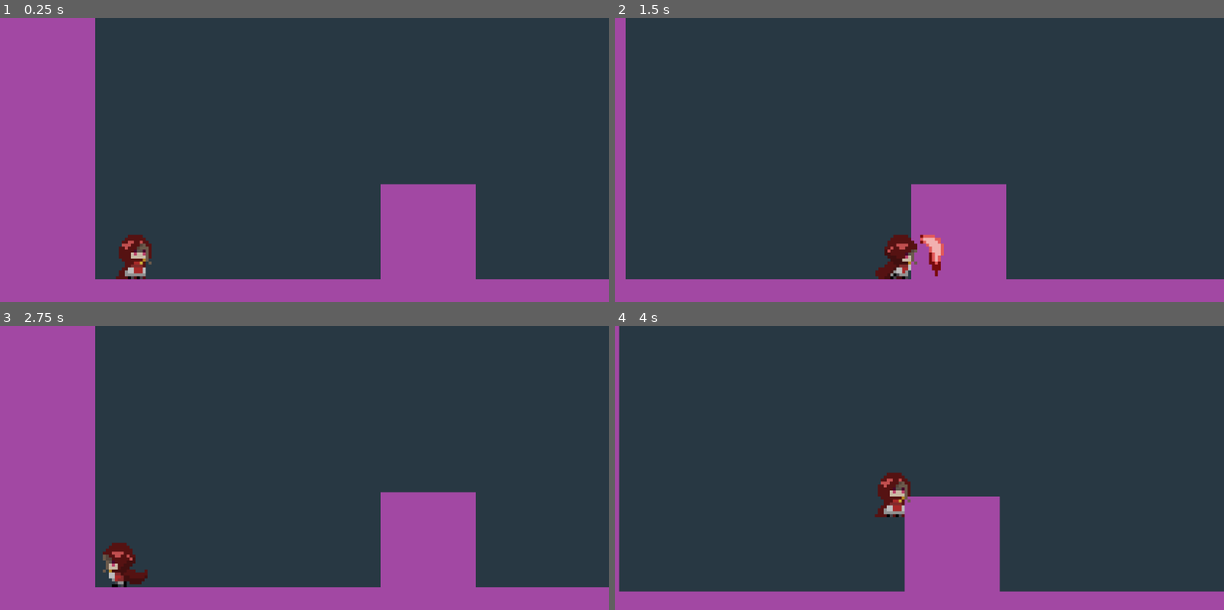
Above: before the commit, frames 1-4 (two rows, left to right).
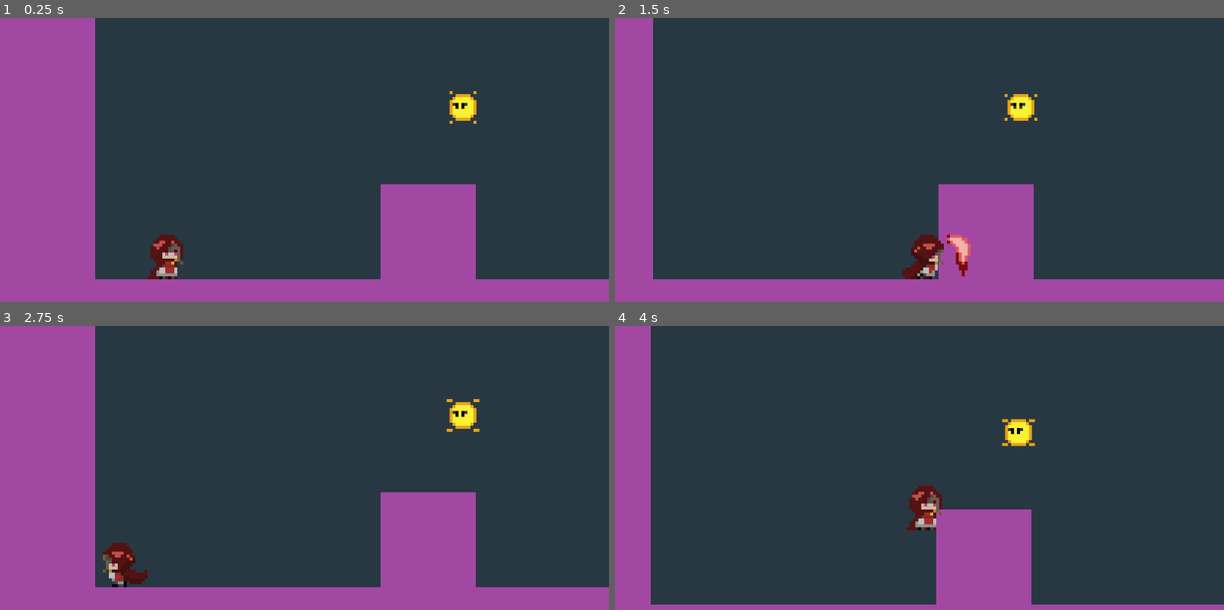
Above: after the commit, the same moments.

Repository: fusionistct/mm15
Game: Godot game, scene res://Levels/TestLevel.tscn
Two runs of this game, one before a commit and one after it. Both use one fixed random seed, a clock stepped at 60 frames per second and the inputs below.
Inputs:
- Up to frame 1 (0.25 s): no input
- Up to frame 2 (1.5 s): tap Enter (ui_accept) at 0.5, 0.77 s; hold Right (ui_right) from 0.53 s (still down); tap A (attack) at 0.6, 1.35 s
- Up to frame 3 (2.75 s): tap Enter (ui_accept) at 1.52 s; release Right (ui_right) at 2.03 s; hold Left (ui_left) from 2.03 s (still down); tap A (attack) at 2.1 s
- Up to frame 4 (4 s): release Left (ui_left) at 2.78 s; hold Right (ui_right) from 2.78 s (still down); tap A (attack) at 2.85, 3.6 s; tap Enter (ui_accept) at 3.02, 3.77 s

The runs differ from the first frame. In frame 1, 1.7% of the frame differs, in the area x 19-79%, y 25-92%; in frame 2, 8.6%; in frame 3, 0.4%; in frame 4, 14%, in the area x 0-100%, y 0-99%.

Commit message:
updating

Diff:
--- /dev/null
+++ b/Assets/Enemies/Spark/Spark.gd
@@ -0,0 +1,32 @@
+extends KinematicBody2D
+
+
+# Declare member variables here. Examples:
+# var a = 2
+# var b = "text"
+onready var animPlayer = $AnimationPlayer
+
+# Called when the node enters the scene tree for the first time.
+func _ready():
+	animPlayer.connect("animation_finished", self, "_finishAnim")
+	animPlayer.play("Idle") # Replace with function body.
+
+
+# Called every frame. 'delta' is the elapsed time since the previous frame.
+#func _process(delta):
+#	pass
+
+
+func _on_Hurtbox_area_entered(area):
+	if area.is_in_group("Attack"):
+		$Sprite/Idle.hide()
+		$Sprite/Death.show()
+		$Hurtbox/CollisionShape2D.disabled = true
+		get_node("Sprite").modulate = Color(10,10,10,10)
+		yield(get_tree().create_timer(.1), "timeout")
+		get_node("Sprite").modulate = Color(1,1,1,1)
+		animPlayer.play("Death")
+
+func _finishAnim(animName: String):
+	if animName == "Death":
+		queue_free()
--- /dev/null
+++ b/Assets/Enemies/Spark/Spark.tscn
@@ -0,0 +1,93 @@
+[gd_scene load_steps=9 format=2]
+
+[ext_resource path="res://Assets/Enemies/Spark/enemy_spark_-Sheet.png" type="Texture" id=1]
+[ext_resource path="res://Assets/Enemies/Spark/Spark.gd" type="Script" id=2]
+[ext_resource path="res://Assets/Enemies/Spark/gomen_spark-Sheet.png" type="Texture" id=3]
+
+[sub_resource type="Animation" id=3]
+resource_name = "Death"
+length = 0.9
+tracks/0/type = "value"
+tracks/0/path = NodePath("Sprite/Death:frame_coords")
+tracks/0/interp = 1
+tracks/0/loop_wrap = true
+tracks/0/imported = false
+tracks/0/enabled = true
+tracks/0/keys = {
+"times": PoolRealArray( 0, 0.1, 0.2, 0.3, 0.4, 0.5, 0.6, 0.7, 0.8 ),
+"transitions": PoolRealArray( 1, 1, 1, 1, 1, 1, 1, 1, 1 ),
+"update": 0,
+"values": [ Vector2( 0, 0 ), Vector2( 1, 0 ), Vector2( 2, 0 ), Vector2( 3, 0 ), Vector2( 4, 0 ), Vector2( 5, 0 ), Vector2( 6, 0 ), Vector2( 7, 0 ), Vector2( 8, 0 ) ]
+}
+
+[sub_resource type="Animation" id=2]
+resource_name = "Idle"
+length = 0.8
+loop = true
+tracks/0/type = "value"
+tracks/0/path = NodePath("Sprite/Idle:frame")
+tracks/0/interp = 1
+tracks/0/loop_wrap = true
+tracks/0/imported = false
+tracks/0/enabled = true
+tracks/0/keys = {
+"times": PoolRealArray( 0, 0.1, 0.2, 0.3, 0.4, 0.5, 0.6, 0.7 ),
+"transitions": PoolRealArray( 1, 1, 1, 1, 1, 1, 1, 1 ),
+"update": 1,
+"values": [ 0, 1, 2, 3, 4, 5, 6, 7 ]
+}
+
+[sub_resource type="Animation" id=4]
+length = 0.001
+tracks/0/type = "value"
+tracks/0/path = NodePath("Sprite/Death:frame_coords")
+tracks/0/interp = 1
+tracks/0/loop_wrap = true
+tracks/0/imported = false
+tracks/0/enabled = true
+tracks/0/keys = {
+"times": PoolRealArray( 0 ),
+"transitions": PoolRealArray( 1 ),
+"update": 0,
+"values": [ Vector2( 0, 0 ) ]
+}
+
+[sub_resource type="RectangleShape2D" id=1]
+extents = Vector2( 4.49601, 4.51586 )
+
+[sub_resource type="RectangleShape2D" id=5]
+extents = Vector2( 3.53329, 3.55512 )
+
+[node name="Spark" type="KinematicBody2D" groups=["Enemies"]]
+script = ExtResource( 2 )
+
+[node name="Sprite" type="Node2D" parent="."]
+
+[node name="Idle" type="Sprite" parent="Sprite"]
+position = Vector2( -1, 1 )
+texture = ExtResource( 1 )
+hframes = 8
+frame = 1
+
+[node name="Death" type="Sprite" parent="Sprite"]
+visible = false
+position = Vector2( -1, 1 )
+texture = ExtResource( 3 )
+hframes = 8
+
+[node name="AnimationPlayer" type="AnimationPlayer" parent="."]
+anims/Death = SubResource( 3 )
+anims/Idle = SubResource( 2 )
+anims/RESET = SubResource( 4 )
+
+[node name="Hurtbox" type="Area2D" parent="."]
+
+[node name="CollisionShape2D" type="CollisionShape2D" parent="Hurtbox"]
+position = Vector2( -0.502205, -0.516996 )
+shape = SubResource( 1 )
+
+[node name="Collider" type="CollisionShape2D" parent="."]
+position = Vector2( -0.508154, -0.532873 )
+shape = SubResource( 5 )
+
+[connection signal="area_entered" from="Hurtbox" to="." method="_on_Hurtbox_area_entered"]
--- /dev/null
+++ b/Assets/Player/Health.gd
@@ -0,0 +1,22 @@
+extends Node
+
+signal health_changed(health)
+signal health_initialize(maxHealth)
+
+var health = 0
+export(int) var max_health = 2
+
+func _ready() -> void:
+	health = max_health
+	emit_signal("health_initialize", max_health)
+	emit_signal("health_changed", health)
+
+func take_damage(amount):
+	health -= amount
+	health = max (0, health)
+	emit_signal("health_changed", health)
+
+func heal(amount):
+	health += amount
+	health = max(health, max_health)
+	emit_signal("health_changed", health)
--- a/Assets/Player/Player.gd
+++ b/Assets/Player/Player.gd
@@ -1,5 +1,4 @@
 extends KinematicBody2D
-
 
 var FLOOR_NORMAL = Vector2.UP
 
@@ -7,17 +6,29 @@
 var jump_buffer_frames_left = 0
 var ground_buffer_frames_left = 0
 
+var stats = PlayerStats
+
 onready var state_machine = $StateMachine
 onready var animationPlayer = $AnimationPlayer
 onready var attackAnimPlayer = $AttackAnimPlayer
 onready var attackSprite = $Attack
 onready var idleSprite = $Idle
 onready var runSprite = $Run
+onready var hurtSprite = $Hurt
+onready var deathSprite = $Death
 onready var currentSprite = idleSprite
 onready var attackActive = false
 
+onready var collider = $EnemyDetector/CollisionShape2D
+
+onready var facingDirection = "right"
+onready var lastAttackDirection = "right"
+
+onready var dead = false
+
 # Called when the node enters the scene tree for the first time.
 func _ready():
+	stats.connect("no_health", self, "_death")
 	attackAnimPlayer.connect("animation_finished", self, "_finishAttack")
 
 
@@ -27,11 +38,12 @@
 
 # warning-ignore:unused_argument
 func _physics_process(delta: float) -> void:
-	if Input.is_action_just_pressed("attack") and not attackActive:
+	if Input.is_action_just_pressed("attack") and not attackActive and not dead and not state_machine.state.name == "Damage":
 		_playAnim(attackSprite)
 		attackActive = true
+		lastAttackDirection = facingDirection
 	var direction = Input.get_action_strength("ui_right") - Input.get_action_strength("ui_left")
-	if self.is_on_floor():
+	if self.is_on_floor() and not dead:
 		if direction !=0 and animationPlayer.get_current_animation() != "Run":
 			_changeSprite(idleSprite, runSprite)
 		if direction == 0 and animationPlayer.get_current_animation() == "Run":
@@ -60,3 +72,13 @@
 	if animName == "Attack":
 		attackSprite.hide()
 		attackActive = false
+		if facingDirection != lastAttackDirection:
+			var attackNode = get_node("Attack")
+			var hitboxNode = get_node("Hitbox/CollisionShape2D")
+			attackNode.set_position(Vector2(-attackNode.get_position().x, attackNode.get_position().y))
+			hitboxNode.set_position(Vector2(-hitboxNode.get_position().x, hitboxNode.get_position().y))
+			attackNode.set_flip_h( true ) if facingDirection == "left" else attackNode.set_flip_h( false )
+
+func _death():
+	collider.disabled = true
+	dead = true
--- a/Assets/Player/Player.tscn
+++ b/Assets/Player/Player.tscn
@@ -10,11 +10,14 @@
 [ext_resource path="res://Assets/Player/slash_try_2-Sheet.png" type="Texture" id=8]
 [ext_resource path="res://Assets/Player/Red_Hood_side_runningsheet.png" type="Texture" id=9]
 [ext_resource path="res://Assets/Player/PlayerAttack.tres" type="Animation" id=10]
+[ext_resource path="res://Assets/Player/States/Damage.gd" type="Script" id=11]
+[ext_resource path="res://Assets/Player/Red_Hood_Dead.png" type="Texture" id=12]
+[ext_resource path="res://Assets/Player/Red_Hood_hurt.png" type="Texture" id=13]
 
 [sub_resource type="RectangleShape2D" id=1]
 extents = Vector2( 3, 6.5 )
 
-[sub_resource type="Animation" id=5]
+[sub_resource type="Animation" id=2]
 resource_name = "Idle"
 length = 0.1
 tracks/0/type = "value"
@@ -99,6 +102,12 @@
 "values": [ 0, 1, 2, 3, 4, 5 ]
 }
 
+[sub_resource type="RectangleShape2D" id=5]
+extents = Vector2( 5.11567, 7.61269 )
+
+[sub_resource type="RectangleShape2D" id=6]
+extents = Vector2( 3.52866, 7.00424 )
+
 [node name="Player" type="KinematicBody2D"]
 script = ExtResource( 1 )
 
@@ -111,15 +120,23 @@
 texture = ExtResource( 9 )
 hframes = 6
 
+[node name="Hurt" type="Sprite" parent="."]
+visible = false
+texture = ExtResource( 13 )
+
+[node name="Death" type="Sprite" parent="."]
+visible = false
+texture = ExtResource( 12 )
+
+[node name="CollisionShape2D" type="CollisionShape2D" parent="."]
+position = Vector2( 0, 1.5 )
+shape = SubResource( 1 )
+
 [node name="Attack" type="Sprite" parent="."]
 visible = false
 position = Vector2( 10, 0 )
 texture = ExtResource( 8 )
 hframes = 4
-
-[node name="CollisionShape2D" type="CollisionShape2D" parent="."]
-position = Vector2( 0, 1.5 )
-shape = SubResource( 1 )
 
 [node name="StateMachine" type="Node" parent="."]
 script = ExtResource( 6 )
@@ -137,10 +154,30 @@
 [node name="Run" type="Node" parent="StateMachine/Move"]
 script = ExtResource( 3 )
 
+[node name="Damage" type="Node" parent="StateMachine/Move"]
+script = ExtResource( 11 )
+
 [node name="AnimationPlayer" type="AnimationPlayer" parent="."]
-anims/Idle = SubResource( 5 )
+anims/Idle = SubResource( 2 )
 anims/RESET = SubResource( 3 )
 anims/Run = SubResource( 4 )
 
 [node name="AttackAnimPlayer" type="AnimationPlayer" parent="."]
 anims/Attack = ExtResource( 10 )
+
+[node name="Hitbox" type="Area2D" parent="." groups=["Attack"]]
+
+[node name="CollisionShape2D" type="CollisionShape2D" parent="Hitbox"]
+position = Vector2( 11.1402, -0.407049 )
+shape = SubResource( 5 )
+disabled = true
+
+[node name="EnemyDetector" type="Area2D" parent="."]
+collision_mask = 2
+
+[node name="CollisionShape2D" type="CollisionShape2D" parent="EnemyDetector"]
+modulate = Color( 0.611765, 1, 0.290196, 1 )
+position = Vector2( -0.446945, 1.03864 )
+shape = SubResource( 6 )
+
+[connection signal="body_entered" from="EnemyDetector" to="StateMachine/Move" method="_on_EnemyDetector_body_entered"]
--- a/Assets/Player/PlayerAttack.tres
+++ b/Assets/Player/PlayerAttack.tres
@@ -16,3 +16,15 @@
 "update": 1,
 "values": [ 0, 1, 2, 3 ]
 }
+tracks/1/type = "value"
+tracks/1/path = NodePath("Hitbox/CollisionShape2D:disabled")
+tracks/1/interp = 1
+tracks/1/loop_wrap = true
+tracks/1/imported = false
+tracks/1/enabled = true
+tracks/1/keys = {
+"times": PoolRealArray( 0, 0.067, 0.2 ),
+"transitions": PoolRealArray( 1, 1, 1 ),
+"update": 1,
+"values": [ true, false, true ]
+}
--- /dev/null
+++ b/Assets/Player/PlayerStats.tscn
@@ -0,0 +1,6 @@
+[gd_scene load_steps=2 format=2]
+
+[ext_resource path="res://Stats.tscn" type="PackedScene" id=1]
+
+[node name="PlayerStats" instance=ExtResource( 1 )]
+max_health = 2
--- /dev/null
+++ b/Assets/Player/States/Damage.gd
@@ -0,0 +1,40 @@
+extends State
+
+onready var move = get_parent()
+
+const KNOCKBACK_TIME = 0.18
+
+#var knocked_away = false
+var knock_back_direction: Vector2
+
+func physics_process(delta: float) -> void:
+	move.physics_process(delta)
+
+func enter(msg: Dictionary = {}) -> void:
+	move.enter(msg)
+	#owner.invincible = true
+	knock_back_direction = Vector2(1, -.3) if owner.global_position.x - msg.other_body.global_position.x > 0 else Vector2(-1, -.3)
+	move.knockback = true
+	owner.currentSprite.hide()
+	owner.hurtSprite.show()
+	move.velocity = calculate_knock_back(knock_back_direction)
+	yield(get_tree().create_timer(KNOCKBACK_TIME), "timeout")
+	owner.hurtSprite.hide()
+	if owner.dead:
+		owner.deathSprite.show()
+		move.dead = true
+	else:
+		owner.currentSprite.show()
+	move.knockback = false
+
+	_state_machine.transition_to("Move/Idle")
+
+func calculate_knock_back(knock_back_direction) -> Vector2:
+	return move.calculate_velocity(
+		Vector2.ZERO,
+		move.max_speed,
+		Vector2(600, 200),
+		1.0,
+		knock_back_direction,
+		false
+	)
--- a/Assets/Player/States/Move.gd
+++ b/Assets/Player/States/Move.gd
@@ -16,27 +16,42 @@
 var velocity = Vector2.ZERO
 var move_direction : Vector2
 
+var knockback = false
+var dead = false
+
 onready var attackSpritePos = owner.get_node("Attack").get_position()
+onready var hitboxPos = owner.get_node("Hitbox/CollisionShape2D").get_position()
+onready var hurtboxPos = owner.get_node("EnemyDetector").get_position()
 
 func unhandled_input(event: InputEvent) -> void:
-	if owner.is_on_floor():
+	if owner.is_on_floor() and not dead:
 		if event.is_action_pressed("ui_accept"):
 			_state_machine.transition_to("Move/Air", { impulse = jump_impulse })
 
 func physics_process(delta: float) -> void:
 	var cancel_momentum = Input.is_action_just_released("ui_left") or Input.is_action_just_released("ui_right")
-	var move_direction = get_move_direction()
-	velocity = calculate_velocity(velocity, max_speed,
-	acceleration, delta, move_direction, cancel_momentum)
+	var move_direction = Vector2.ZERO if knockback else get_move_direction()
+
+	if knockback:
+		move_direction = Vector2.ZERO
+	else:
+		if dead:
+			move_direction = Vector2(0, 1)
+		velocity = calculate_velocity(velocity, max_speed,
+		acceleration, delta, move_direction, cancel_momentum)
+
 	velocity = owner.move_and_slide(velocity, owner.FLOOR_NORMAL)
 
 	if(move_direction.x<=-1):
 		owner.get_node("Idle").set_flip_h( true )
 		owner.get_node("Run").set_flip_h( true )
 		owner.get_node("Run").set_position(Vector2(2, 0))
+		owner.get_node("EnemyDetector").set_position(Vector2(-hurtboxPos.x, hurtboxPos.y))
 		if not owner.attackActive:
 			owner.get_node("Attack").set_flip_h( true )
 			owner.get_node("Attack").set_position(Vector2(-attackSpritePos.x, 0))
+			owner.get_node("Hitbox/CollisionShape2D").set_position(Vector2(-hitboxPos.x, hitboxPos.y))
+		owner.facingDirection = "left"
 	elif(move_direction.x>=1):
 		owner.get_node("Idle").set_flip_h( false )
 		owner.get_node("Run").set_flip_h( false )
@@ -44,6 +59,8 @@
 		if not owner.attackActive:
 			owner.get_node("Attack").set_flip_h( false )
 			owner.get_node("Attack").set_position(Vector2(attackSpritePos.x, 0))
+			owner.get_node("Hitbox/CollisionShape2D").set_position(Vector2(hitboxPos.x, hitboxPos.y))
+		owner.facingDirection = "right"
 
 static func calculate_velocity(
 		old_velocity: Vector2,
@@ -68,3 +85,13 @@
 	return Vector2(
 		Input.get_action_strength("ui_right") - Input.get_action_strength("ui_left"), 1.0
 	)
+
+
+func _on_EnemyDetector_body_entered(body):
+	if body.is_in_group("Enemies"):
+		owner.stats.health -= 1
+		#print_debug("Health: ", owner.stats.health)
+		_state_machine.transition_to("Move/Damage", {other_body = body})
+		owner.get_node("Hurt").modulate = Color(10,10,10,.8)
+		yield(get_tree().create_timer(.05), "timeout")
+		owner.get_node("Hurt").modulate = Color(1,1,1,1)
--- a/Levels/TestLevel.tscn
+++ b/Levels/TestLevel.tscn
@@ -1,7 +1,8 @@
-[gd_scene load_steps=5 format=2]
+[gd_scene load_steps=6 format=2]
 
 [ext_resource path="res://Levels/testblock.png" type="Texture" id=1]
 [ext_resource path="res://Assets/Player/Player.tscn" type="PackedScene" id=2]
+[ext_resource path="res://Assets/Enemies/Spark/Spark.tscn" type="PackedScene" id=3]
 
 [sub_resource type="ConvexPolygonShape2D" id=1]
 points = PoolVector2Array( 32, 32, 0, 32, 0, 0, 32, 0 )
@@ -38,11 +39,16 @@
 format = 1
 tile_data = PoolIntArray( -393216, 0, 0, -393215, 0, 0, -393214, 0, 0, -393213, 0, 0, -393212, 0, 0, -393211, 0, 0, -39 …(362 unchanged characters)…
 
+[node name="Spark" parent="." instance=ExtResource( 3 )]
+position = Vector2( 155.181, -25.4523 )
+rotation = 3.14159
+scale = Vector2( 1, -1 )
+
 [node name="Player" parent="." instance=ExtResource( 2 )]
-position = Vector2( 46, 17 )
+position = Vector2( 56.667, 21.333 )
 
 [node name="Camera2D" type="Camera2D" parent="Player"]
-position = Vector2( 10, -22 )
+position = Vector2( -0.666954, -26.333 )
 current = true
 zoom = Vector2( 0.2, 0.2 )
 limit_left = 0
--- /dev/null
+++ b/Stats.gd
@@ -0,0 +1,13 @@
+extends Node
+
+export (int) var max_health = 1
+onready var health = max_health setget set_health
+
+signal no_health
+signal health_changed(value)
+
+func set_health(value):
+	health = value
+	emit_signal("health_changed", health)
+	if health <= 0:
+		emit_signal("no_health")
--- /dev/null
+++ b/Stats.tscn
@@ -0,0 +1,6 @@
+[gd_scene load_steps=2 format=2]
+
+[ext_resource path="res://Stats.gd" type="Script" id=1]
+
+[node name="Stats" type="Node"]
+script = ExtResource( 1 )
--- /dev/null
+++ b/UI/HealthUI.gd
@@ -0,0 +1,15 @@
+extends Control
+
+var hearts = 2 setget set_hearts
+var max_hearts = 2 setget set_max_hearts
+
+func set_hearts(value):
+	hearts = clamp(value, 1, max_hearts)
+
+func set_max_hearts(value):
+	max_hearts = max(value, 1)
+
+func _ready():
+	self.max_hearts = PlayerStats.max_health
+	self.health = PlayerStats.health
+	PlayerStats.connect("health_changed", self, "set_hearts")
--- /dev/null
+++ b/UI/HealthUI.tscn
@@ -0,0 +1,8 @@
+[gd_scene load_steps=2 format=2]
+
+[ext_resource path="res://UI/HealthUI.gd" type="Script" id=1]
+
+[node name="HealthUI" type="Control"]
+margin_right = 40.0
+margin_bottom = 40.0
+script = ExtResource( 1 )
--- a/project.godot
+++ b/project.godot
@@ -30,6 +30,10 @@
 run/main_scene="res://Levels/TestLevel.tscn"
 config/icon="res://icon.png"
 
+[autoload]
+
+PlayerStats="*res://Assets/Player/PlayerStats.tscn"
+
 [input]
 
 attack={
Binary file added: Assets/Enemies/Spark/gomen_spark-Sheet.png
Not shown, added: Assets/Enemies/Spark/gomen_spark-Sheet.png.import
Not shown: 1 places in Assets/Player/Player.tscn that only renumber resources
Binary file added: Assets/Player/Red_Hood_Dead.png
Not shown, added: Assets/Player/Red_Hood_Dead.png.import
Binary file added: Assets/Player/Red_Hood_hurt.png
Not shown, added: Assets/Player/Red_Hood_hurt.png.import
Binary file added: Levels/Background.png
Not shown, added: Levels/Background.png.import
Binary file added: Levels/Floor.png
Not shown, added: Levels/Floor.png.import
Binary file added: Levels/Wall.png
(and 1 more such lines)
